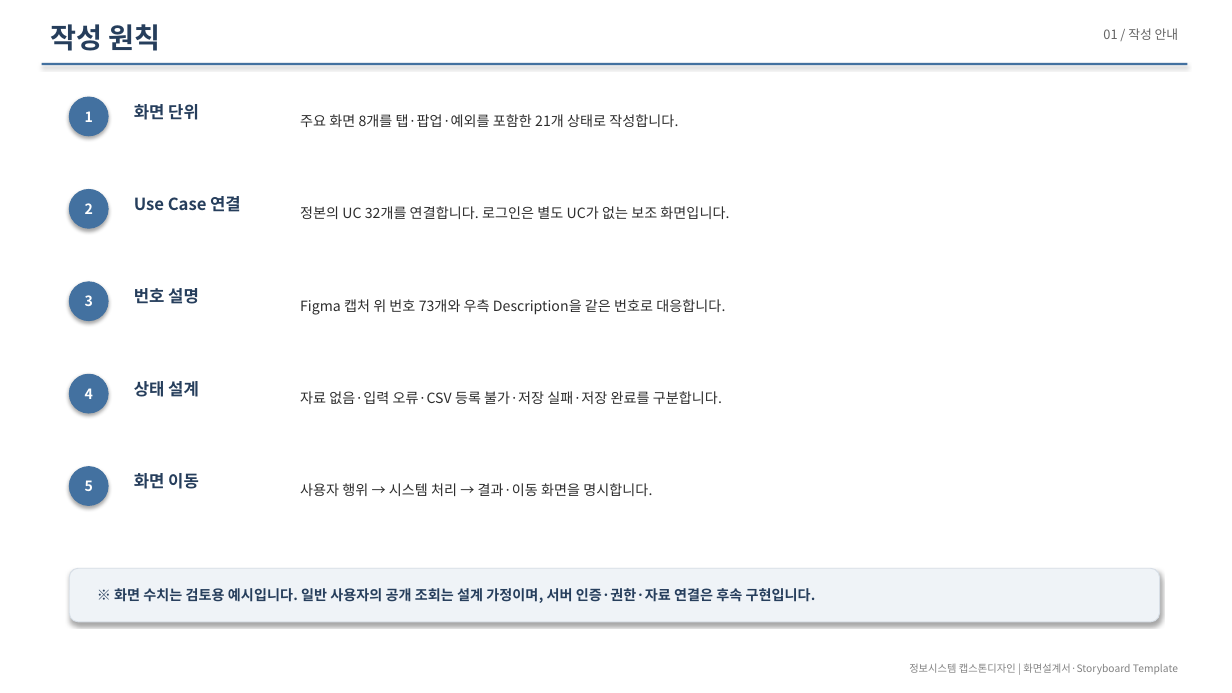
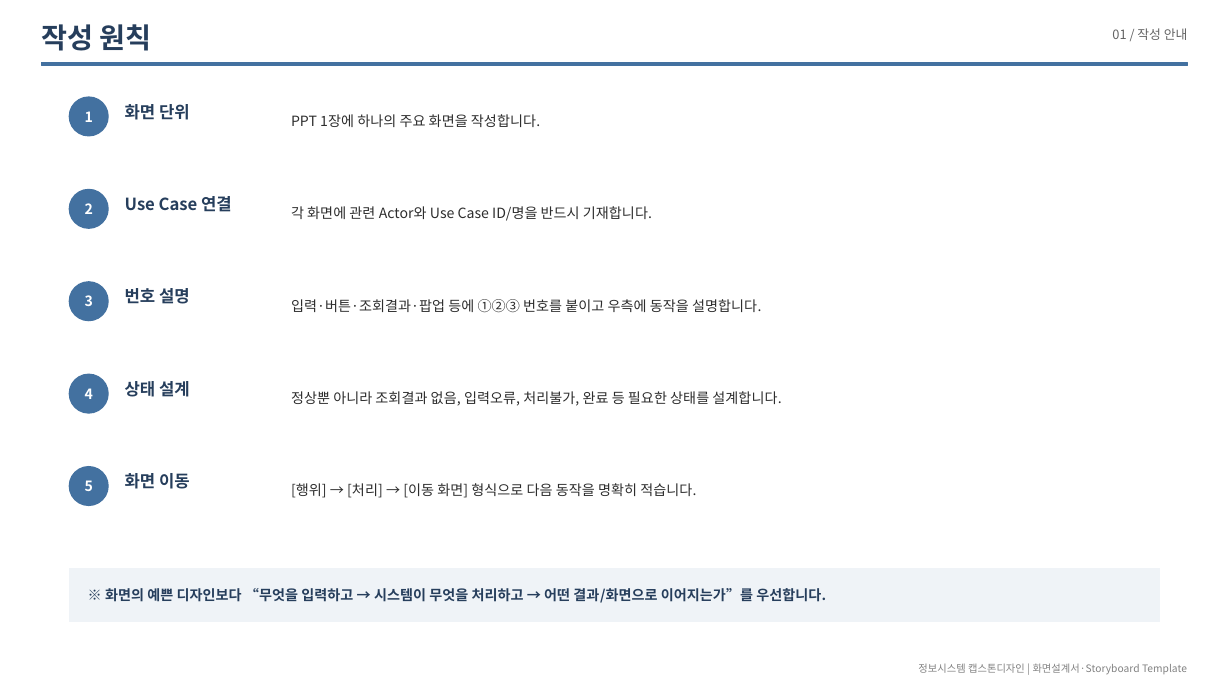
Before and after one commit to LSB-afk/-Information-Systems-Capstone-Design, a slide deck: slide 2 of 00_제출/Red 화면설계서_20260927.pptx. Drawn at 1232x693 pixels with LibreOffice and Linux fonts; fonts in the diff are those of the drawing. Boxes give left, top, right and bottom in pixels: in the first picture for what was removed or moved away, otherwise in the second. Text is boxed around its words. In the diff, an @@ line names an element or a change of style, - is before the commit and + after.

```diff
--- a/00_제출/Red 화면설계서_20260927.pptx
+++ b/00_제출/Red 화면설계서_20260927.pptx
@@ rectangle at box(42, 63, 1188, 66): outline none to #4371A0 1 pt; shadow off @@
@@ text at box(291, 114, 540, 127): text changed @@
-주요 화면 8개를 탭·팝업·예외를 포함한 21개 상태로 작성합니다.
+PPT 1장에 하나의 주요 화면을 작성합니다.
@@ text at box(291, 206, 652, 221): text changed @@
-정본의 UC 32개를 연결합니다. 로그인은 별도 UC가 없는 보조 화면입니다.
+각 화면에 관련 Actor와 Use Case ID/명을 반드시 기재합니다.
@@ text at box(291, 299, 761, 313): text changed @@
-Figma 캡처 위 번호 73개와 우측 Description을 같은 번호로 대응합니다.
+입력·버튼·조회결과·팝업 등에 ①②③ 번호를 붙이고 우측에 동작을 설명합니다.
@@ text at box(291, 391, 781, 406): text changed @@
-자료 없음·입력 오류·CSV 등록 불가·저장 실패·저장 완료를 구분합니다.
+정상뿐 아니라 조회결과 없음, 입력오류, 처리불가, 완료 등 필요한 상태를 설계합니다.
@@ outline #4371A0 0.75 pt to #4371A0 1 pt; shadow off in 5 elements at box(69, 97, 108, 136), box(69, 189, 108, 228), box(69, 282, 108, 321), box(69, 374, 108, 413), box(69, 467, 108, 506) @@
@@ text at box(291, 483, 696, 498): text changed @@
-사용자 행위 → 시스템 처리 → 결과·이동 화면을 명시합니다.
+[행위] → [처리] → [이동 화면] 형식으로 다음 동작을 명확히 적습니다.
@@ rectangle at box(69, 568, 1160, 622): rounded rectangle to rectangle; outline #D7DEE6 0.75 pt to #EFF3F7 1 pt; shadow off @@
@@ text at box(105, 588, 826, 603): text changed @@
-※ 화면 수치는 검토용 예시입니다. 일반 사용자의 공개 조회는 설계 가정이며, 서버 인증·권한·자료 연결은 후속 구현입니다.
+※ 화면의 예쁜 디자인보다 “무엇을 입력하고 → 시스템이 무엇을 처리하고 → 어떤 결과/화면으로 이어지는가”를 우선합니다.
@@ 8 texts: place and size @@
-8 texts at box(51, 24, 1179, 674)
+8 texts at box(42, 24, 1188, 674)
```
Also in this commit, not shown: 26 other slides changed, 3 slides added, 7 slides removed, 12 other files.
